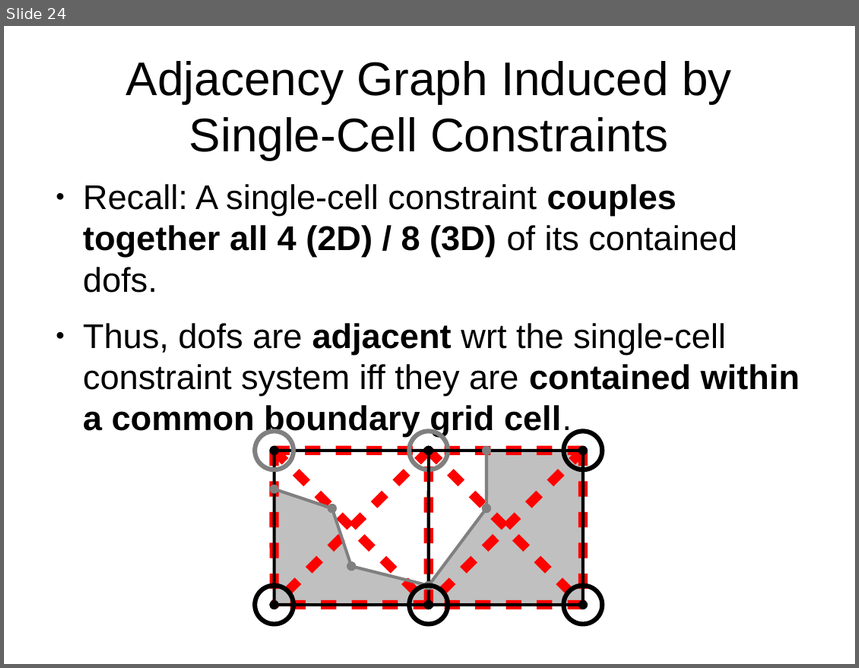
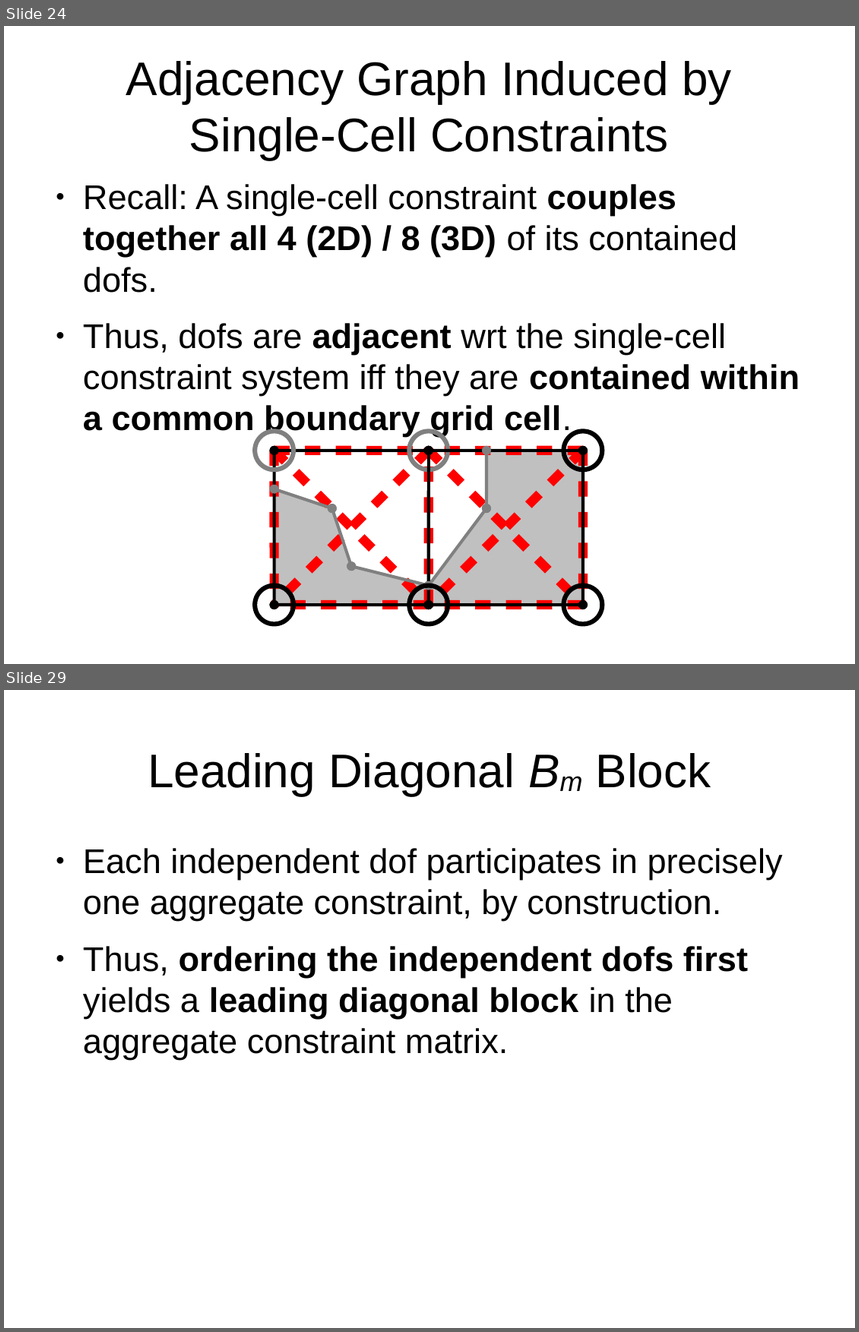
Before and after one commit to jhellrung/documents, a slide deck: presentations/sandia.2011.11.08/slides.odp. Shown one above the other, each under a label of ours: slide 24 before the commit, slides 24 and 29 after it; the slides between them are not shown. The pictures are 859x668 and 859x1332 pixels, drawn with LibreOffice and Linux fonts; fonts in the diff are those of the drawing. Boxes give left, top, right and bottom in pixels: in the first picture for what was removed or moved away, otherwise in the second. Text is boxed around its words. In the diff, an @@ line names an element or a change of style, - is before the commit and + after.

```diff
--- a/presentations/sandia.2011.11.08/slides.odp
+++ b/presentations/sandia.2011.11.08/slides.odp
@@ slide 29 added at box(4, 690, 855, 1328), background #FFFFFF @@
@@ title added at box(148, 753, 712, 796), 44 pt, text #000000 @@
+Leading Diagonal Bm Block
@@ text added at box(83, 848, 783, 1060), 32 pt, text #000000 @@
+● Each independent dof participates in precisely one aggregate constraint, by construction.
+● Thus, ordering the independent dofs first yields a leading diagonal block in the aggregate constraint matrix.
```
Also in this commit, not shown: 3 slides changed, 3 other slides added.
